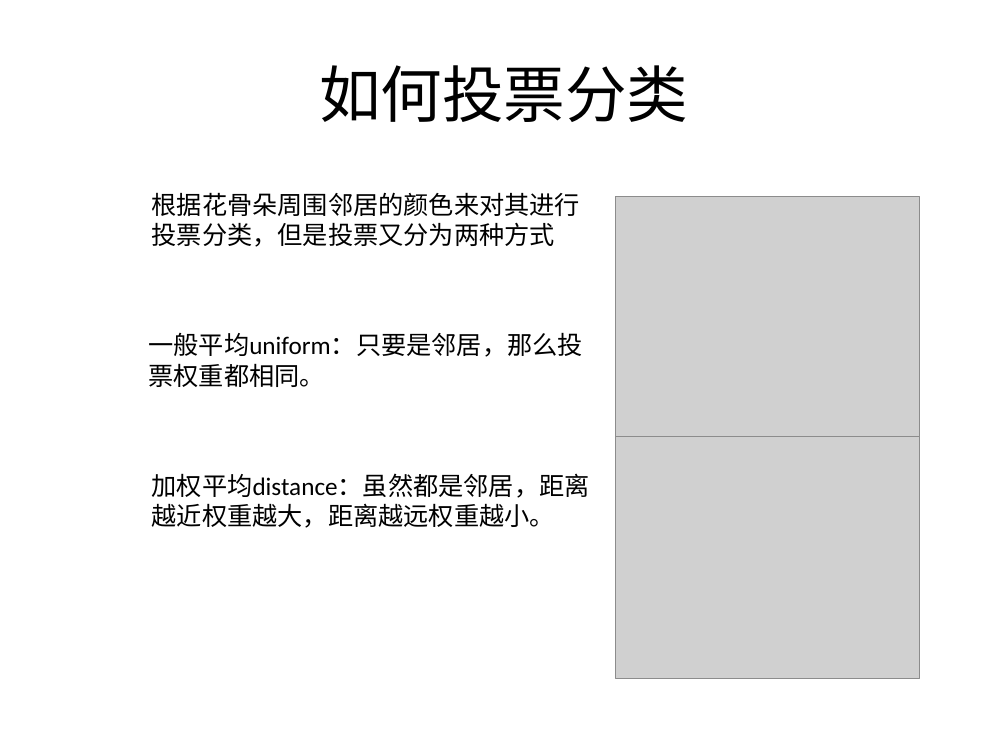
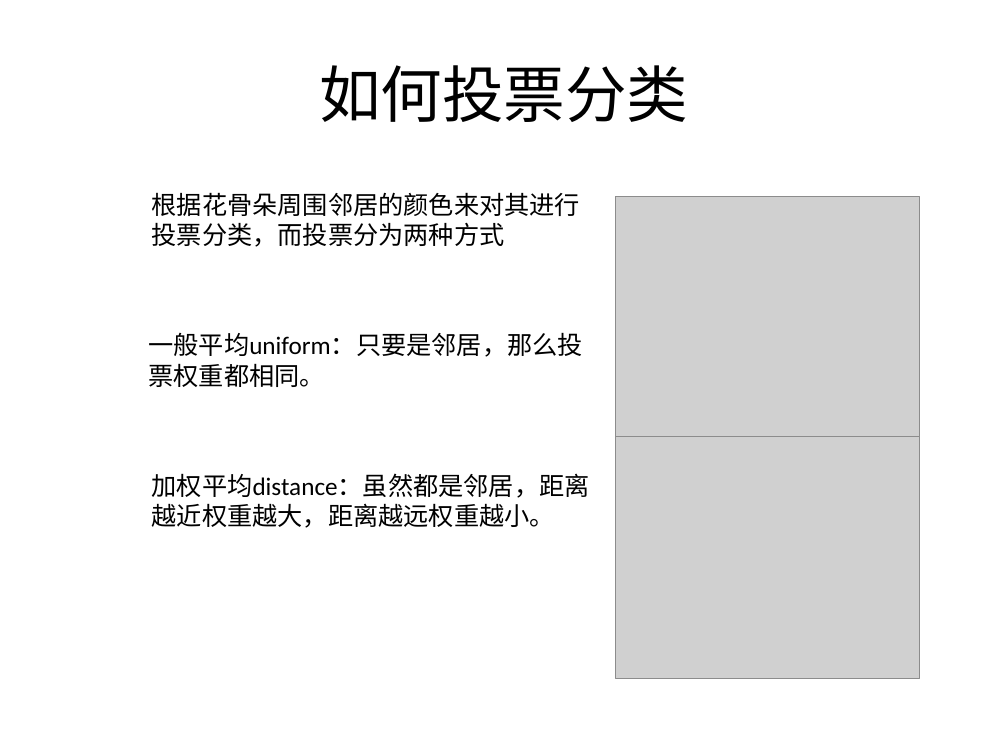
Before and after one commit to BattalionCommander/Python, a slide deck: slide 7 of cls_23聚类算法.pptx. Drawn at 1008x756 pixels with LibreOffice and Linux fonts; fonts in the diff are those of the drawing; grey boxes stand for pictures; background and template pictures are left out. Boxes give left, top, right and bottom in pixels: in the first picture for what was removed or moved away, otherwise in the second. Text is boxed around its words. In the diff, an @@ line names an element or a change of style, - is before the commit and + after.

```diff
--- a/cls_23聚类算法.pptx
+++ b/cls_23聚类算法.pptx
@@ text at (x1=152, y1=192, x2=580, y2=247): text changed @@
-根据花骨朵周围邻居的颜色来对其进行投票分类，但是投票又分为两种方式
+根据花骨朵周围邻居的颜色来对其进行投票分类，而投票分为两种方式
```
Also in this commit, not shown: 8 other slides changed, 5 slides added, 3 slides removed, 6 other files.
